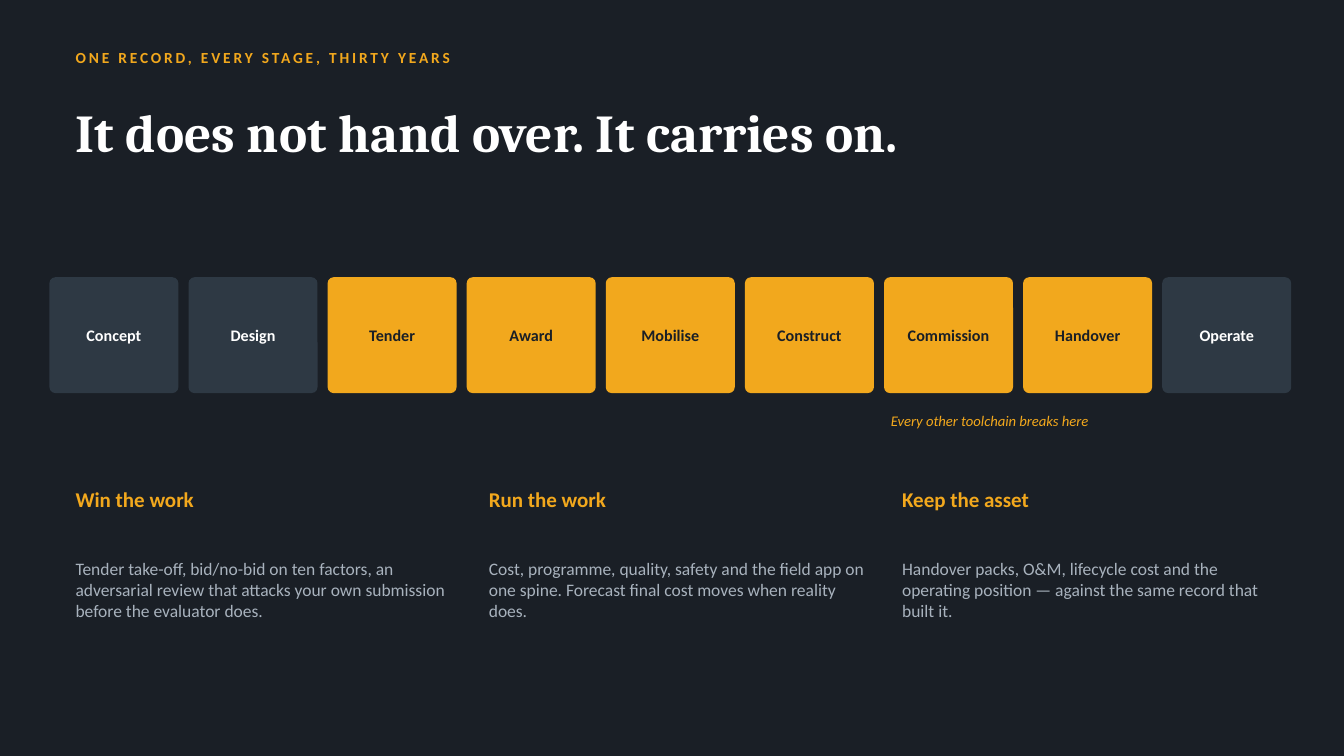
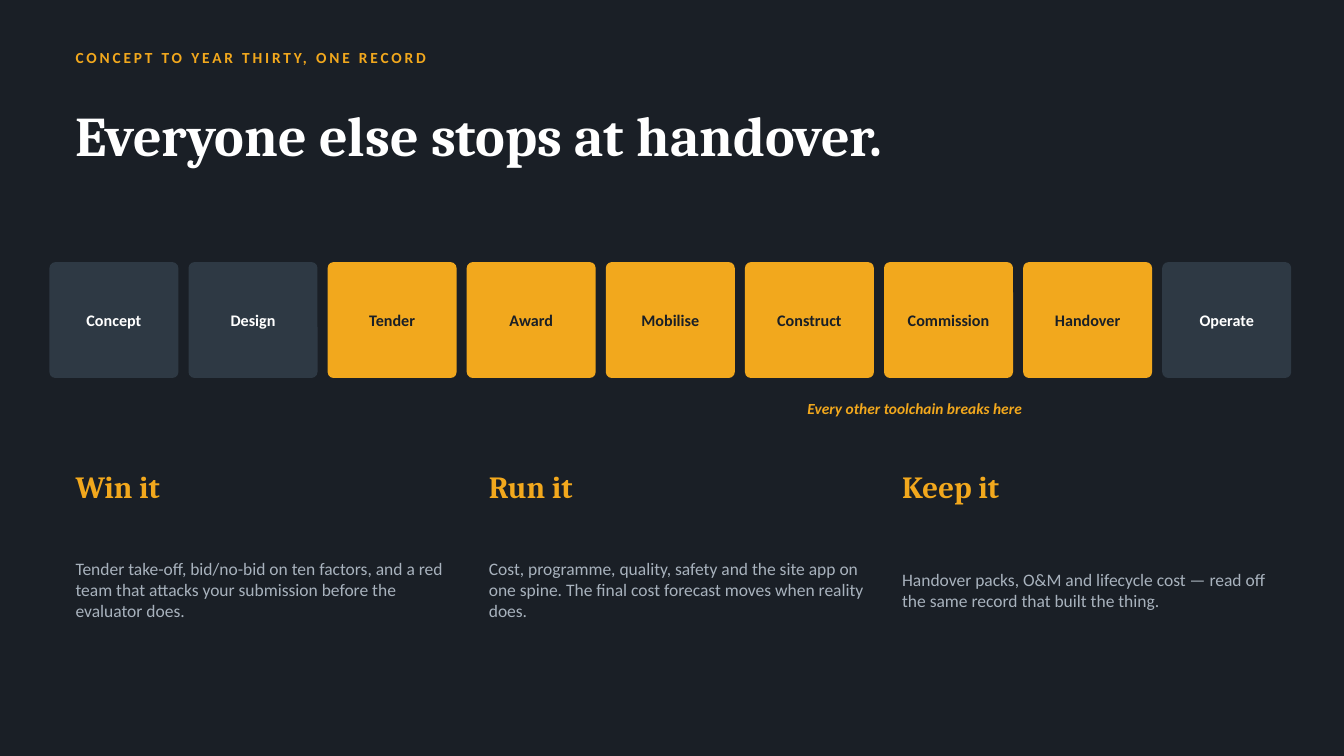
Before and after one commit to jnnseya-cpu/construx, a slide deck: slide 5 of docs/go-to-market/CONSTRUX-Overview.pptx. Drawn at 1344x756 pixels with LibreOffice and Linux fonts; fonts in the diff are those of the drawing. Boxes give left, top, right and bottom in pixels: in the first picture for what was removed or moved away, otherwise in the second. Text is boxed around its words. In the diff, an @@ line names an element or a change of style, - is before the commit and + after.

```diff
--- a/docs/go-to-market/CONSTRUX-Overview.pptx
+++ b/docs/go-to-market/CONSTRUX-Overview.pptx
@@ text at (76,42,1265,73): text changed @@
-ONE RECORD, EVERY STAGE, THIRTY YEARS
+CONCEPT TO YEAR THIRTY, ONE RECORD
@@ text at (76,117,883,169): text changed; size 38 to 40 pt @@
-It does not hand over. It carries on.
+Everyone else stops at handover.
@@ 9 texts, 9 rounded rectangles: place and size @@
-9 texts, 9 rounded rectangles at (49,277,1292,393)
+9 texts, 9 rounded rectangles at (49,262,1292,378)
@@ text "Every other toolchain breaks here": place and size @@
-text "Every other toolchain breaks here" at (891,415,1088,429)
+text "Every other toolchain breaks here" at (807,403,1022,417)
@@ text "Every other toolchain breaks here" at (807,403,1022,417): size 10.5 to 11 pt, bold on @@
@@ text at (76,476,160,498): text changed; size 15 to 22 pt; font Calibri to Cambria @@
-Win the work
+Win it
@@ text at (489,476,573,499): text changed; size 15 to 22 pt; font Calibri to Cambria @@
-Run the work
+Run it
@@ text at (902,476,999,505): text changed; size 15 to 22 pt; font Calibri to Cambria @@
-Keep the asset
+Keep it
@@ text at (76,563,443,617): text changed @@
-Tender take-off, bid/no-bid on ten factors, an adversarial review that attacks your own submission before the evaluator does.
+Tender take-off, bid/no-bid on ten factors, and a red team that attacks your submission before the evaluator does.
@@ text at (489,563,864,617): text changed @@
-Cost, programme, quality, safety and the field app on one spine. Forecast final cost moves when reality does.
+Cost, programme, quality, safety and the site app on one spine. The final cost forecast moves when reality does.
@@ text at (902,574,1265,610): text changed @@
-Handover packs, O&M, lifecycle cost and the operating position — against the same record that built it.
+Handover packs, O&M and lifecycle cost — read off the same record that built the thing.
```
Also in this commit, not shown: 6 other slides changed, 4 slides added, 3 slides removed, 1 other file.
